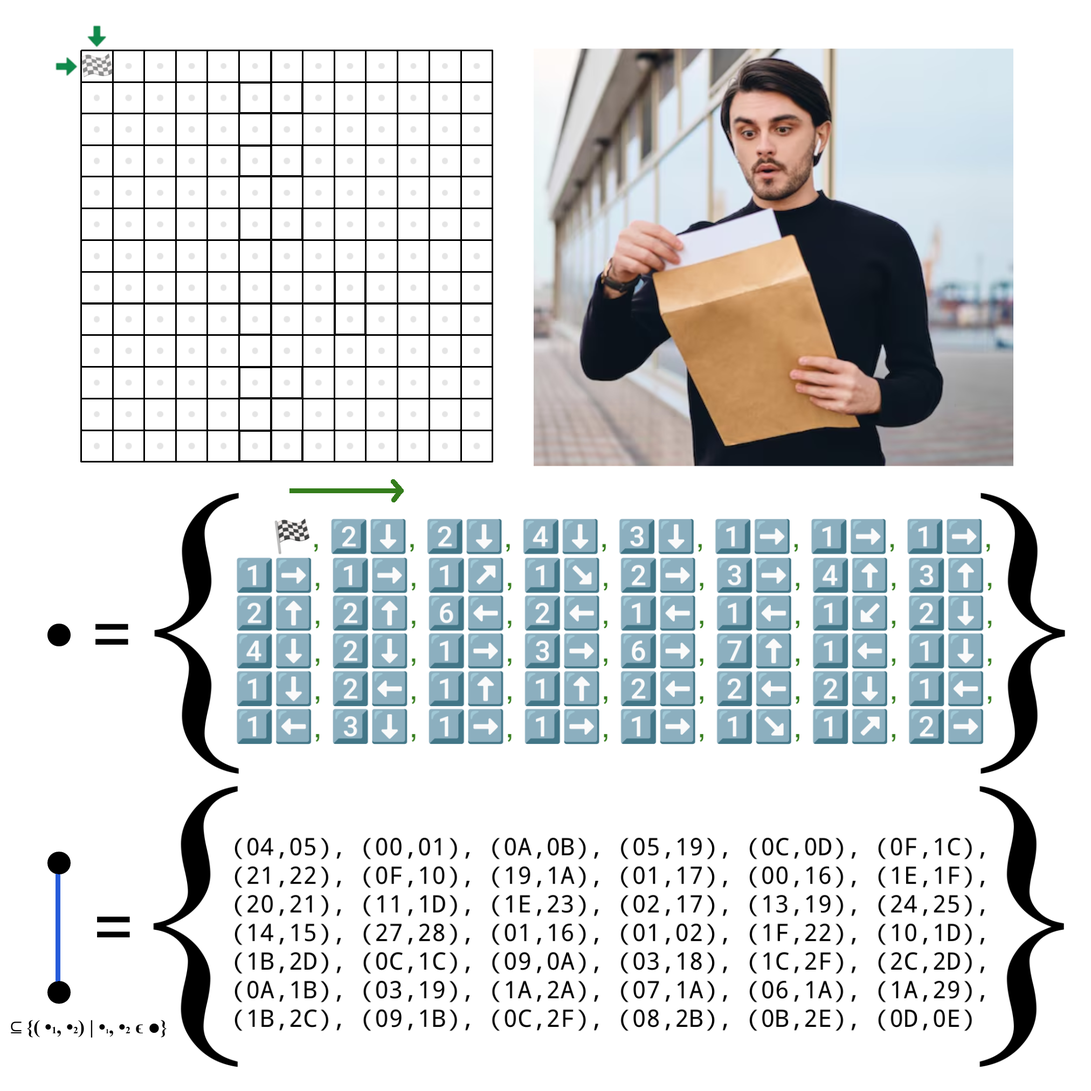
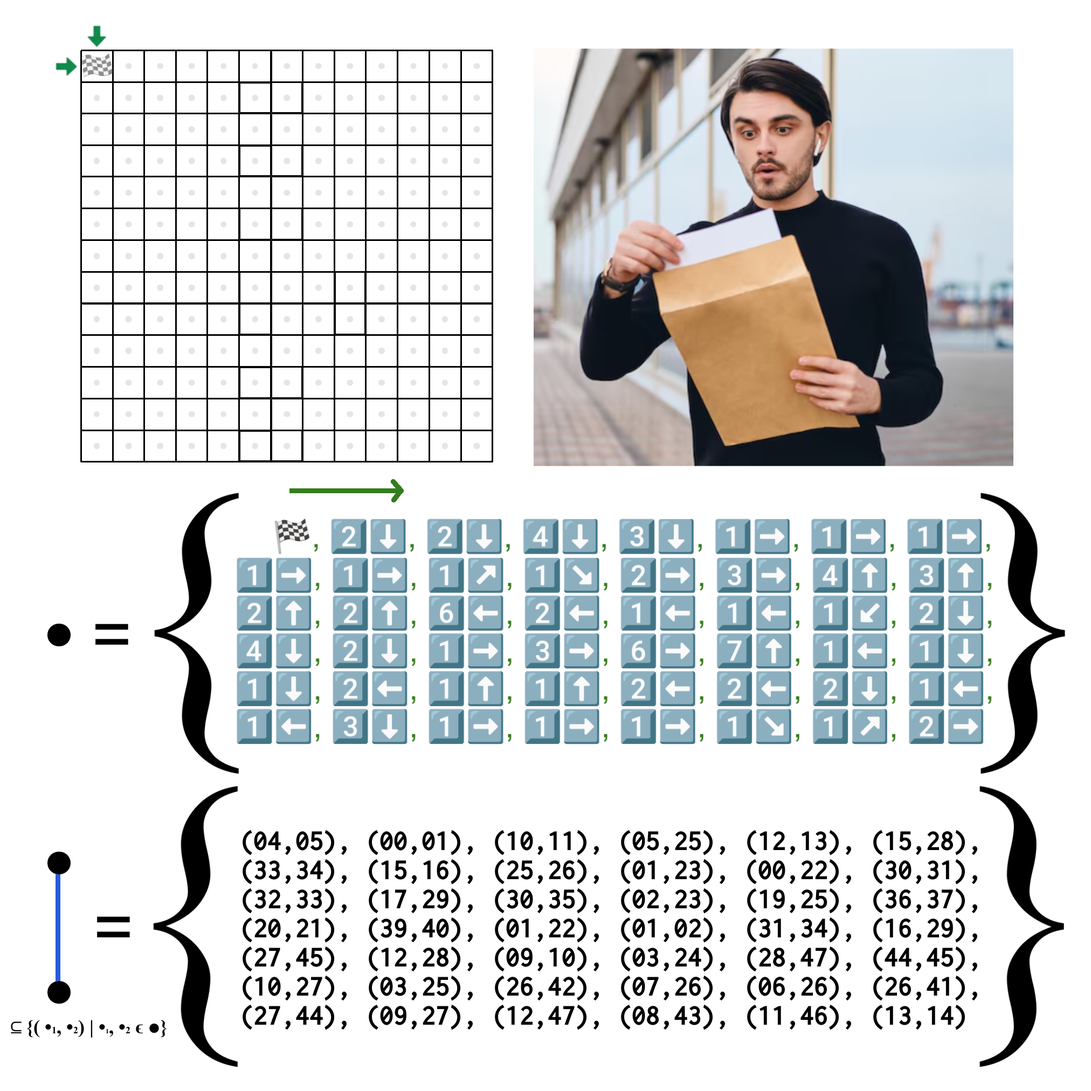
Layered file, before and after one edit (1091×1091). Changes by layer:
added layer "(04,05), (00,01), (10,11), (05..." above "{ }" over [242, 829, 978, 1031]
painted on "{ }" over [234, 837, 985, 1032]
